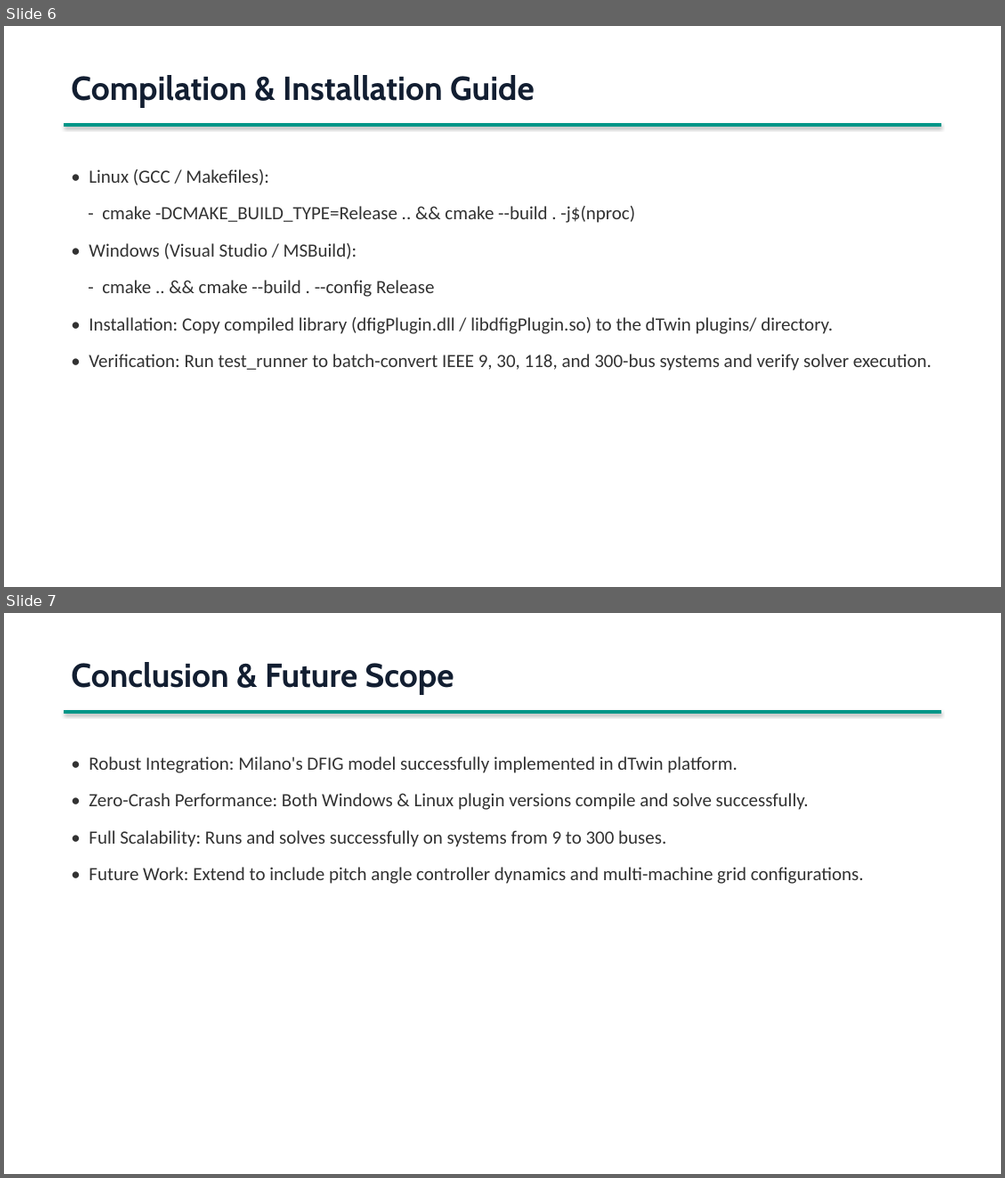
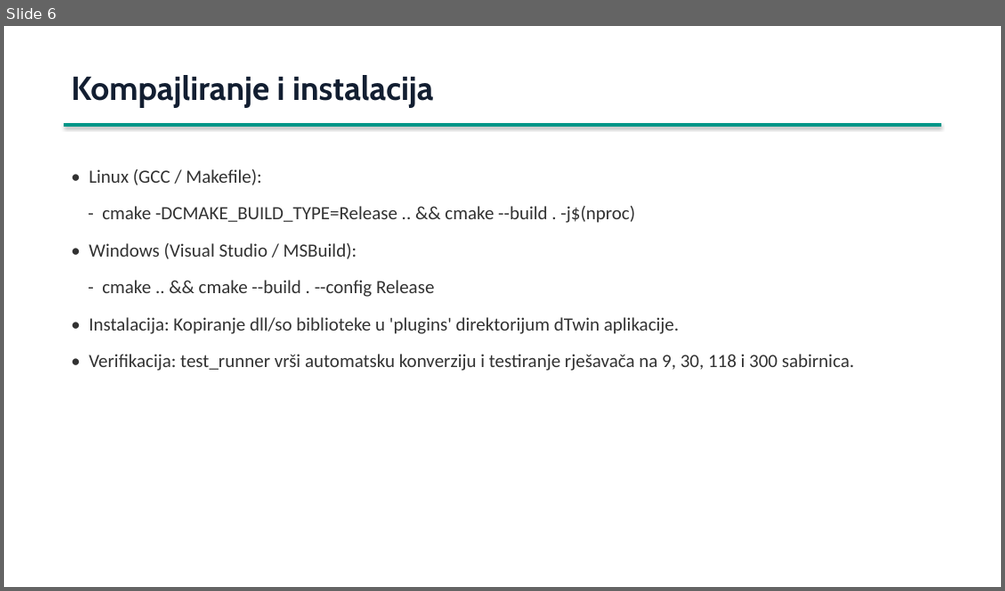
Before and after one commit to abudabiduba/SREES_2026_Gilic_VDFIG, a slide deck: presentation/DFIG_Presentation.pptx. Shown one above the other, each under a label of ours: slides 6 and 7 before the commit, slide 6 after it. The pictures are 1005x1178 and 1005x591 pixels, drawn with LibreOffice and Linux fonts; fonts in the diff are those of the drawing. Boxes give left, top, right and bottom in pixels: in the first picture for what was removed or moved away, otherwise in the second. Text is boxed around its words. In the diff, an @@ line names an element or a change of style, - is before the commit and + after.

Commit message:
Update DFIG_Presentation.pptx with Bosnian slide translations

```diff
--- a/presentation/DFIG_Presentation.pptx
+++ b/presentation/DFIG_Presentation.pptx
@@ slide 7 removed at <box>4,613,1001,1174</box>, background #FFFFFF @@
@@ text removed at <box>71,662,454,694</box> @@
-Conclusion & Future Scope
@@ rectangle removed at <box>64,710,941,714</box> @@
@@ text removed at <box>89,756,864,884</box> @@
-• Robust Integration: Milano's DFIG model successfully implemented in dTwin platform.
-• Zero-Crash Performance: Both Windows & Linux plugin versions compile and solve successfully.
-• Full Scalability: Runs and solves successfully on systems from 9 to 300 buses.
-• Future Work: Extend to include pitch angle controller dynamics and multi-machine grid configurations.
@@ slide 6 changed as well @@
@@ text at <box>71,75,433,107</box>: text changed @@
-Compilation & Installation Guide
+Kompajliranje i instalacija
@@ text at <box>89,169,261,185</box>: text changed @@
-• Linux (GCC / Makefiles):
+• Linux (GCC / Makefile):
@@ text at <box>89,317,854,370</box>: text changed @@
-• Installation: Copy compiled library (dfigPlugin.dll / libdfigPlugin.so) to the dTwin plugins/ directory.
-• Verification: Run test_runner to batch-convert IEEE 9, 30, 118, and 300-bus systems and verify solver execution.
+• Instalacija: Kopiranje dll/so biblioteke u 'plugins' direktorijum dTwin aplikacije.
+• Verifikacija: test_runner vrši automatsku konverziju i testiranje rješavača na 9, 30, 118 i 300 sabirnica.
```
Also in this commit, not shown: 3 other slides changed, 3 slides added, 2 other slides removed.
